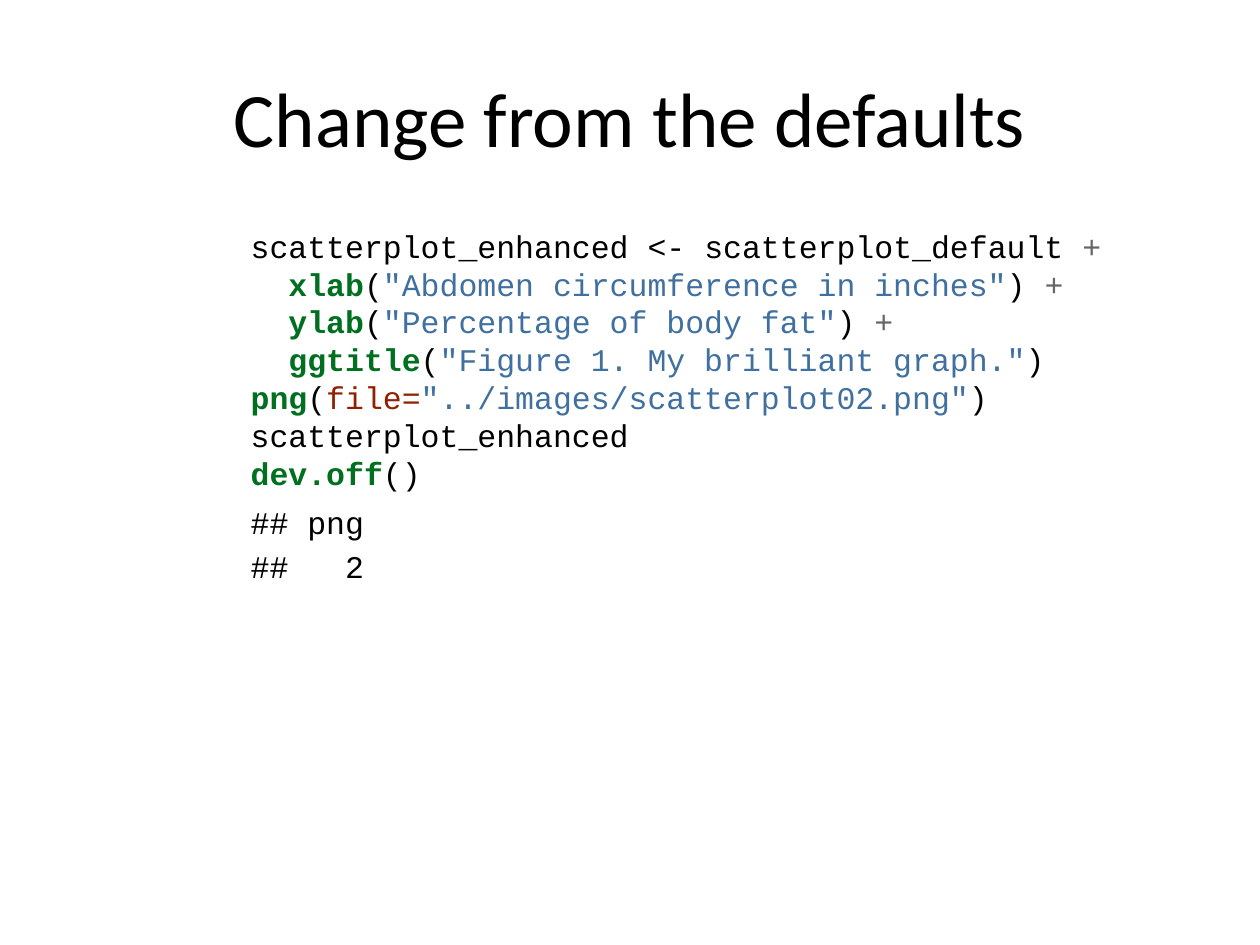
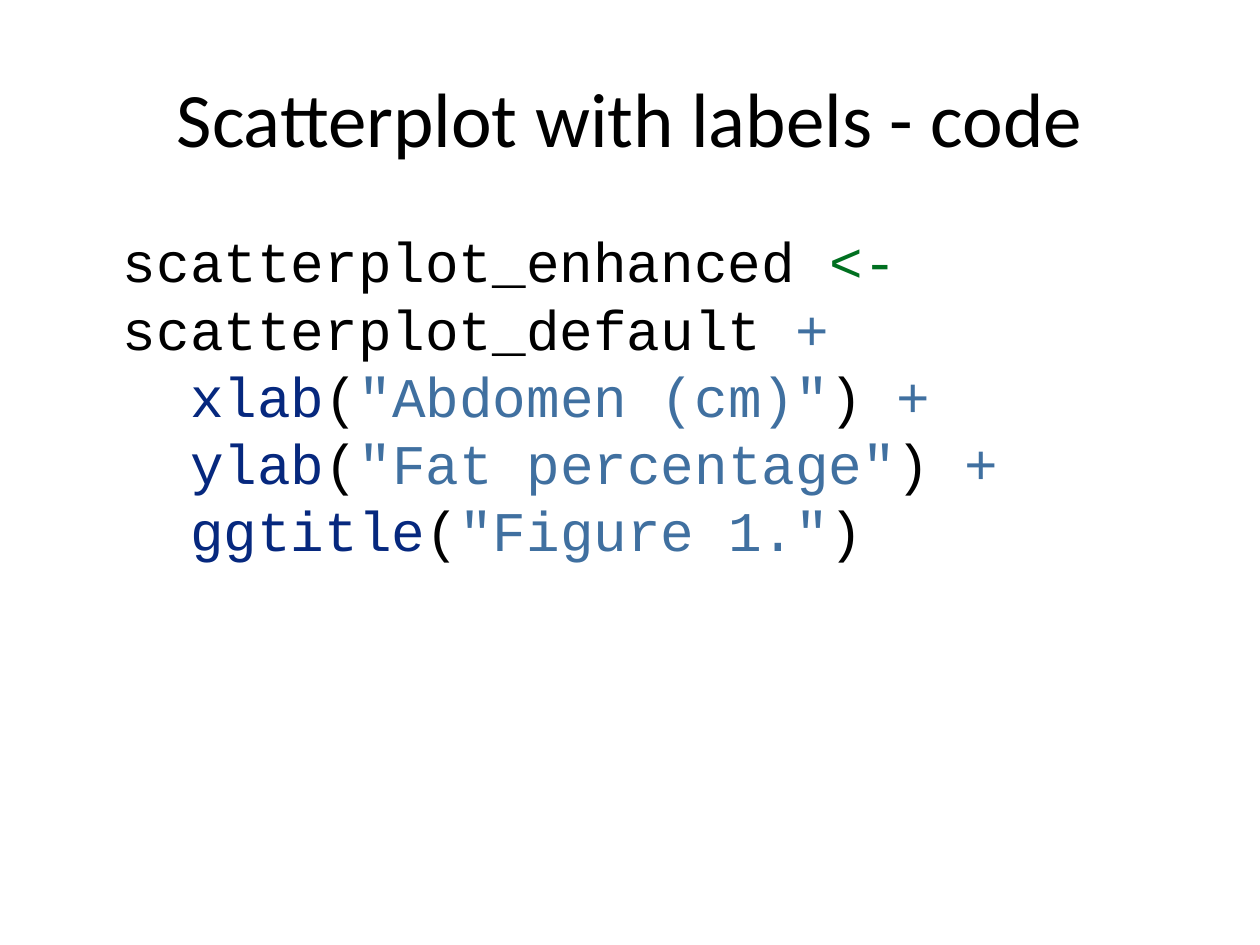
Before and after one commit to pmean/classes, a slide deck: slide 72 of introduction-to-r/results/v02-slides-and-speaker-notes.pptx (slide 49 before the commit). Drawn at 1260x945 pixels with LibreOffice and Linux fonts; fonts in the diff are those of the drawing. Boxes give left, top, right and bottom in pixels: in the first picture for what was removed or moved away, otherwise in the second. Text is boxed around its words. In the diff, an @@ line names an element or a change of style, - is before the commit and + after.

```diff
--- a/introduction-to-r/results/v02-slides-and-speaker-notes.pptx
+++ b/introduction-to-r/results/v02-slides-and-speaker-notes.pptx
@@ title at [177,93,1082,160]: text changed @@
-Change from the defaults
+Scatterplot with labels - code
@@ text at [123,242,930,563]: text changed; size 18 to 32 pt; text colour #4070A0 to #000000 @@
-scatterplot_enhanced <- scatterplot_default +
-xlab("Abdomen circumference in inches") +
-ylab("Percentage of body fat") +
-ggtitle("Figure 1. My brilliant graph.")
-png(file="../images/scatterplot02.png")
-scatterplot_enhanced
-dev.off()
-## png
-## 2
+scatterplot_enhanced <- scatterplot_default +
+xlab("Abdomen (cm)") +
+ylab("Fat percentage") +
+ggtitle("Figure 1.")
```
Also in this commit, not shown: 27 other slides changed, 41 slides added, 18 slides removed, 20 other files.
